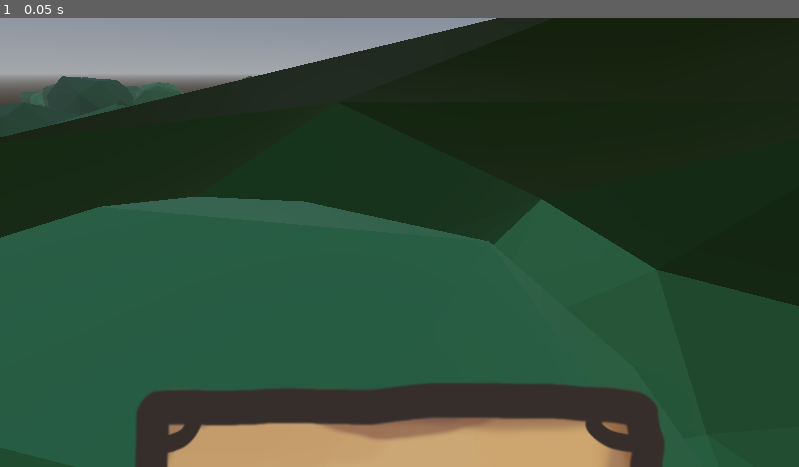
Above: before the commit, frame 1.
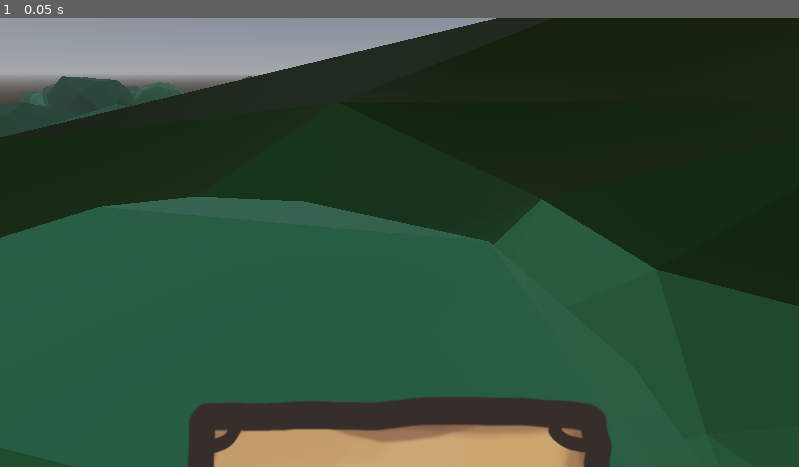
Above: after the commit, the same moment.

Repository: Boyquotes/nomad-realms-expeditions
Game: Godot game, scene res://game.tscn
Same seed, same stepped clock (60 frames per second), same inputs: the game is played once before the commit and once after it.
Inputs:
- Up to frame 1 (0.05 s): no input

The runs differ from the first frame. In frame 1, 5.6% of the frame differs, in the area x 16-84%, y 81-100%.

Commit message:
Update CardDashboardGui

Diff:
--- a/project.godot
+++ b/project.godot
@@ -24,6 +24,12 @@
 
 gdscript/warnings/integer_division=0
 
+[display]
+
+window/size/viewport_width=1920
+window/size/viewport_height=1080
+window/size/mode=4
+
 [input]
 
 rotate_camera={
--- a/visuals/card_gui/card_gui.gd
+++ b/visuals/card_gui/card_gui.gd
@@ -1,4 +1,5 @@
 extends Node2D
+class_name CardGui
 
 var card_instance: CardInstance : set = _set_card
 
--- a/visuals/card_gui/card_gui.tscn
+++ b/visuals/card_gui/card_gui.tscn
@@ -1,13 +1,21 @@
-[gd_scene load_steps=4 format=3 uid="uid://8ilhyuvjn4s5"]
+[gd_scene load_steps=5 format=3 uid="uid://8ilhyuvjn4s5"]
 
 [ext_resource type="Script" path="res://visuals/card_gui/card_gui.gd" id="1_gryx7"]
 [ext_resource type="Texture2D" uid="uid://cp5abhuynm1k5" path="res://assets/card.png" id="2_j747d"]
+
+[sub_resource type="RectangleShape2D" id="RectangleShape2D_indkk"]
+size = Vector2(294, 462)
 
 [sub_resource type="LabelSettings" id="LabelSettings_qjhie"]
 font_size = 20
 
 [node name="CardGui" type="Node2D"]
 script = ExtResource("1_gryx7")
+
+[node name="SelectBox" type="Area2D" parent="."]
+
+[node name="CollisionShape2D" type="CollisionShape2D" parent="SelectBox"]
+shape = SubResource("RectangleShape2D_indkk")
 
 [node name="Card" type="Sprite2D" parent="."]
 scale = Vector2(2, 2)
--- /dev/null
+++ b/visuals/ui/card_dashboard_gui.gd
@@ -0,0 +1,98 @@
+extends Node2D
+
+signal card_looking_for_target(card)
+signal card_not_looking_for_target(card)
+
+@export var world_card_scene: PackedScene
+
+var hovered_card: CardGui
+var dragged_card: CardGui
+
+# Whether or not the card is dragged over the PlayZone
+var is_card_looking_for_target: bool = false
+
+func _unhandled_input(event: InputEvent) -> void:
+	detect_drag_and_release()
+	if event is InputEventMouseMotion:
+		detect_hover(event)
+
+func detect_hover(event: InputEventMouseMotion):
+	if dragged_card != null:
+		return
+
+	var card: CardGui = get_hovered_card(event)
+	if card != null:
+		if hovered_card != null:
+			hovered_card._unhover()
+		if !card.hovered:
+			card._hover()
+		hovered_card = card
+		get_viewport().set_input_as_handled()
+	else:
+		if hovered_card != null:
+			hovered_card._unhover()
+			hovered_card = null
+
+func detect_drag_and_release():
+	if Input.is_action_just_pressed("interact"):
+		if hovered_card != null:
+			dragged_card = hovered_card
+			dragged_card.dragged = true
+		get_viewport().set_input_as_handled()
+	elif Input.is_action_just_released("interact"):
+		if is_card_looking_for_target:
+			# The actual playing of the card, and the card's effects, are
+			# handled by game.gd
+			return
+		if dragged_card != null:
+			dragged_card.dragged = false
+			dragged_card._unhover()
+			dragged_card = null
+			hovered_card = null
+
+func get_hovered_card(event: InputEvent) -> CardGui:
+	var params: = PhysicsPointQueryParameters2D.new()
+	params.collide_with_areas = true
+	params.collide_with_bodies = false
+	params.collision_mask = 0b1
+	params.position = event.position
+	var collided_areas = get_world_2d().direct_space_state.intersect_point(params, 5)
+	if collided_areas.size() > 0:
+		collided_areas.sort_custom(func(a, b):
+			var card_a: = a.collider.get_parent() as CardGui
+			var card_b: = b.collider.get_parent() as CardGui
+			if card_a.hovered:
+				return true
+			elif card_b.hovered:
+				return false
+			return card_a.get_index() > card_b.get_index()
+		)
+		return collided_areas[0].collider.get_parent() as CardGui
+	return null
+
+# When card is dragged into the PlayArea, we interpret that as wanting to look
+# for a target
+func _on_play_area_mouse_entered():
+	if dragged_card != null:
+		is_card_looking_for_target = true
+		emit_signal("card_looking_for_target", dragged_card)
+		# If it requires a target, make the card disappear
+		if dragged_card.card.effect.target_type != 0:
+			# TODO: play an animation checked the card
+			dragged_card.visible = false
+
+# When card is dragged out of the RetainArea (which is a bit larger than the
+# PlayArea!), we interpret that as cancelling the card.
+func _on_retain_area_mouse_entered():
+	if dragged_card != null:
+		is_card_looking_for_target = false
+		emit_signal("card_not_looking_for_target", dragged_card)
+		dragged_card.visible = true
+		# Play an animation checked the card I guess?
+
+#func card_played_cleanup() -> void:
+#	card_hand.cards.remove_at(card_hand.cards.find(dragged_card))
+#	hovered_card = null
+#	dragged_card = null
+#	is_card_looking_for_target = false
+#	reset_target_positions()
--- a/visuals/ui/card_dashboard_gui.tscn
+++ b/visuals/ui/card_dashboard_gui.tscn
@@ -1,28 +1,38 @@
-[gd_scene load_steps=2 format=3 uid="uid://cgofwnvdncbv3"]
+[gd_scene load_steps=5 format=3 uid="uid://cgofwnvdncbv3"]
 
 [ext_resource type="Texture2D" uid="uid://bnosfl8xvfb5" path="res://assets/hand_zone.png" id="1_4rdd3"]
+[ext_resource type="Script" path="res://visuals/ui/card_dashboard_gui.gd" id="1_6rwx1"]
 
-[node name="CardDashboardGui" type="Control"]
-layout_mode = 3
-anchors_preset = 15
-anchor_right = 1.0
-anchor_bottom = 1.0
-grow_horizontal = 2
-grow_vertical = 2
+[sub_resource type="RectangleShape2D" id="RectangleShape2D_3qi7g"]
+size = Vector2(1920, 780)
 
-[node name="HandZone" type="TextureRect" parent="."]
-layout_mode = 1
-anchors_preset = 7
-anchor_left = 0.5
-anchor_top = 1.0
-anchor_right = 0.5
-anchor_bottom = 1.0
-offset_left = -384.0
-offset_top = -133.0
-offset_right = 384.0
-offset_bottom = 179.0
-grow_horizontal = 2
-grow_vertical = 0
+[sub_resource type="RectangleShape2D" id="RectangleShape2D_mrm1c"]
+size = Vector2(1920, 900)
+
+[node name="CardDashboardGui" type="Node2D"]
+script = ExtResource("1_6rwx1")
+
+[node name="HandZone" type="Sprite2D" parent="."]
+position = Vector2(960, 1104)
+scale = Vector2(2, 2)
 texture = ExtResource("1_4rdd3")
 flip_h = true
 flip_v = true
+
+[node name="PlayArea" type="Area2D" parent="."]
+collision_layer = 8
+collision_mask = 0
+
+[node name="CollisionShape2D" type="CollisionShape2D" parent="PlayArea"]
+position = Vector2(960, 390)
+shape = SubResource("RectangleShape2D_3qi7g")
+
+[node name="RetainArea" type="Area2D" parent="."]
+
+[node name="CollisionShape2D" type="CollisionShape2D" parent="RetainArea"]
+position = Vector2(960, 450)
+shape = SubResource("RectangleShape2D_mrm1c")
+debug_color = Color(0, 0.614384, 0.608093, 0.42)
+
+[connection signal="mouse_entered" from="PlayArea" to="." method="_on_play_area_mouse_entered"]
+[connection signal="mouse_entered" from="RetainArea" to="." method="_on_retain_area_mouse_entered"]
